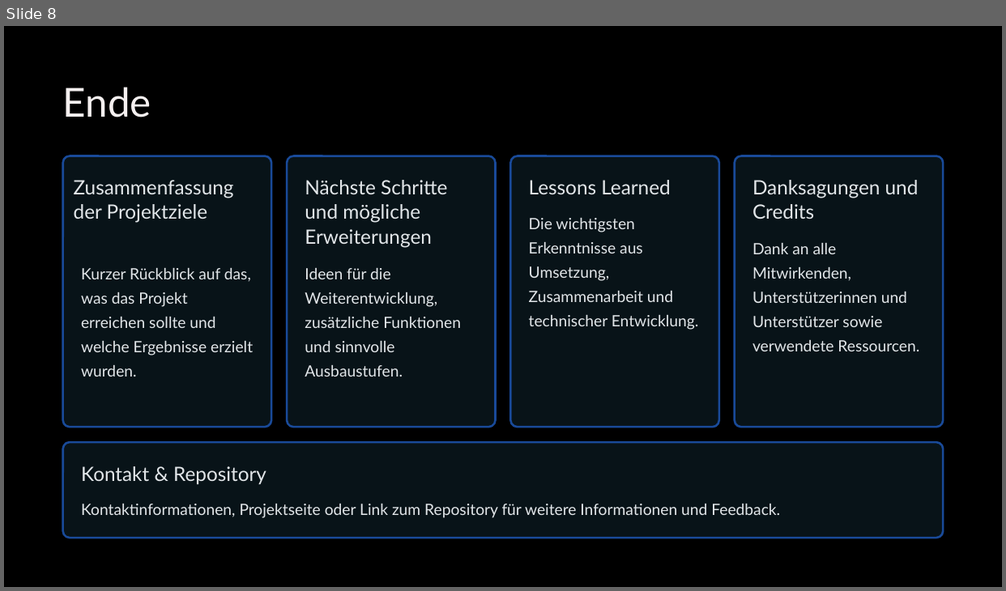
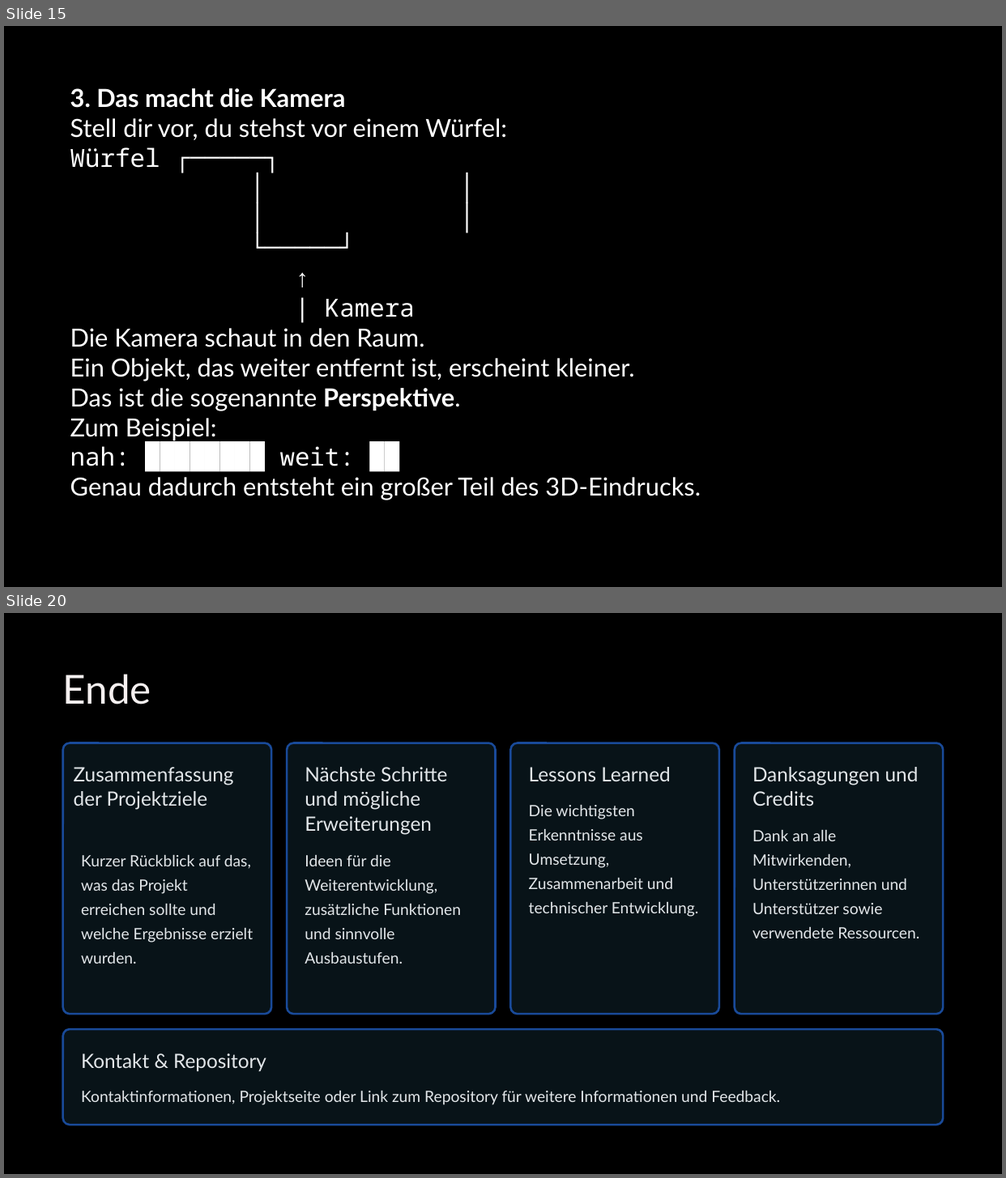
Before and after one commit to Spec06/Top-down-zombie-shooter, a slide deck: Präsi/Top-Down-Game.pptx. Shown one above the other, each under a label of ours: slide 8 before the commit, slides 15 and 20 after it; the slides between them are not shown. The pictures are 1006x591 and 1006x1178 pixels, drawn with LibreOffice and Linux fonts; fonts in the diff are those of the drawing. Boxes give left, top, right and bottom in pixels: in the first picture for what was removed or moved away, otherwise in the second. Text is boxed around its words. In the diff, an @@ line names an element or a change of style, - is before the commit and + after.

```diff
--- a/Präsi/Top-Down-Game.pptx
+++ b/Präsi/Top-Down-Game.pptx
@@ slide 15 added at [4,26,1002,587], background #000000 @@
@@ text added at [70,88,701,501], 24 pt, text #FFFFFF @@
+3. Das macht die Kamera
+Stell dir vor, du stehst vor einem Würfel:
+Würfel ┌─────┐
+│ │
+│ │
+└─────┘
+↑
+| Kamera
+Die Kamera schaut in den Raum.
+Ein Objekt, das weiter entfernt ist, erscheint kleiner.
+Das ist die sogenannte Perspektive.
+Zum Beispiel:
+nah: ████████ weit: ██
+Genau dadurch entsteht ein großer Teil des 3D-Eindrucks.
@@ what was slide 8 is now slide 20 @@
```
Also in this commit, not shown: 5 slides changed, 12 other slides added, 1 slide removed, 58 other files.
